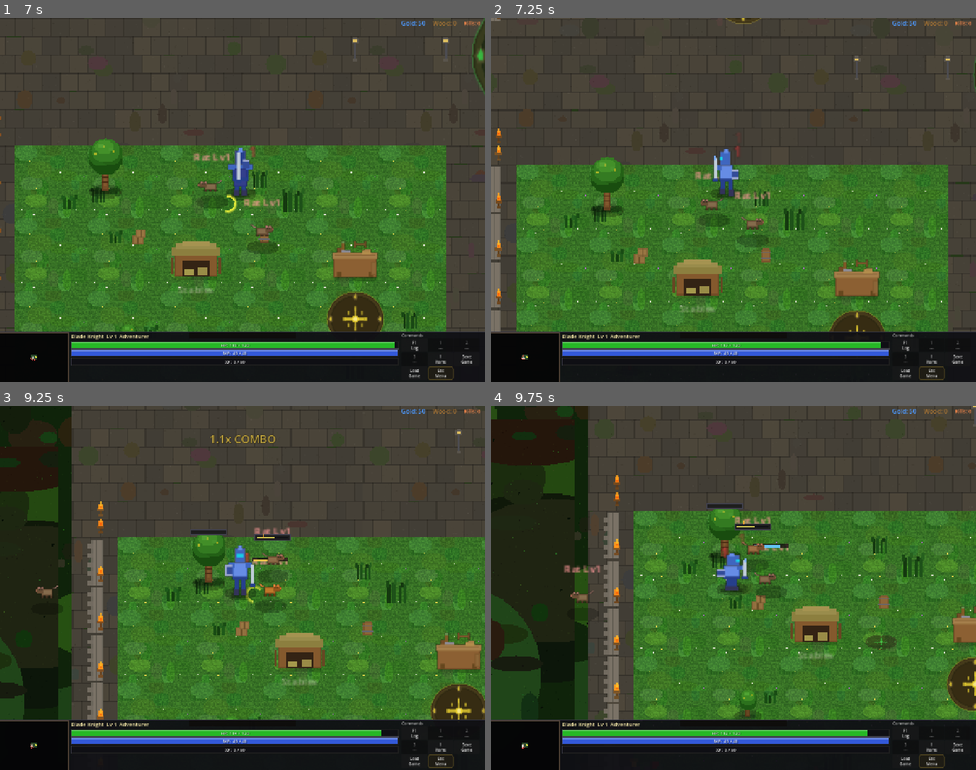
Above: before the commit, frames 1-4 (two rows, left to right).
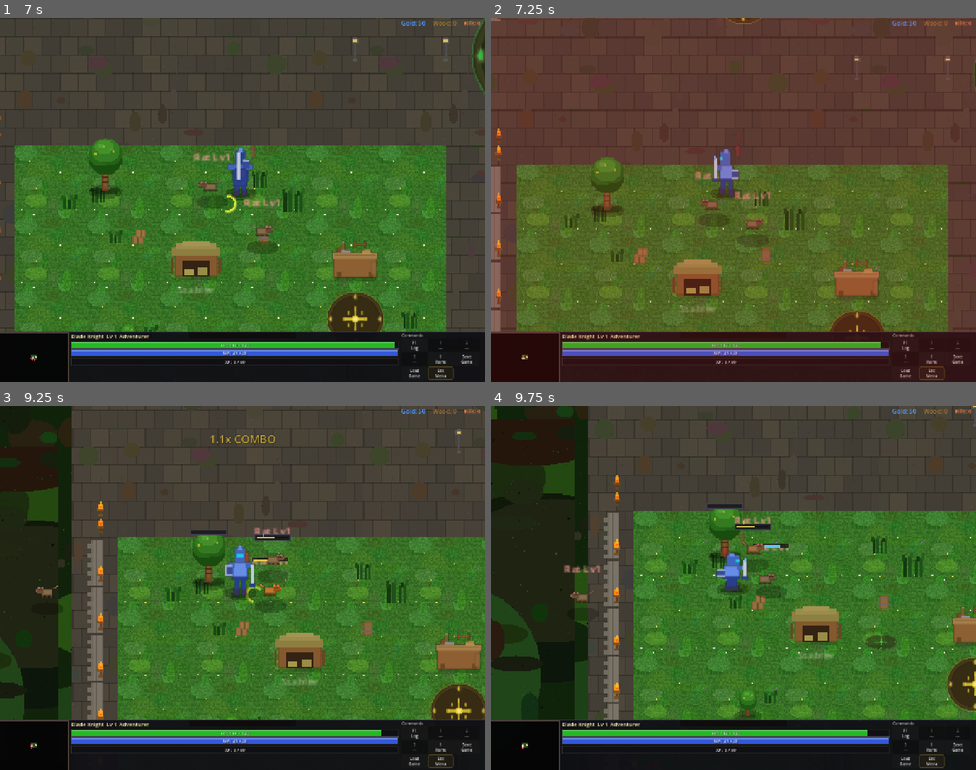
Above: after the commit, the same moments.

Repository: slxny/legends-open-rpg
Game: Godot game, scene res://scenes/main.tscn
Two runs of this game, one before a commit and one after it. Both use one fixed random seed, a clock stepped at 60 frames per second and the inputs below.
Inputs (mouse positions are in pixels of both pictures, inside the frame that each line leads up to):
- Up to frame 1 (7 s): tap Enter at 0.5 s; move the mouse to (349, 181) at 0.52 s; hold D (move_right) 0.53-1.25 s; hold Space (attack) 0.53-1.25 s; click (349, 181) at 0.67 s; tap Shift (dodge) every 1.5 s from 0.8 to 5.3 s; drag from (145, 218) to (218, 272) at 1.27 s; move the mouse to (33, 356) at 2.02 s; hold D (move_right) 2.03-2.75 s; hold Q (ability_1) 2.03-2.75 s; click (33, 356) at 2.17 s; drag from (218, 272) to (451, 94) at 2.77 s; move the mouse to (388, 254) at 3.52 s; hold A (move_left) 3.53-4.25 s; hold Space (attack) 3.53-4.25 s; click (388, 254) at 3.67 s; drag from (97, 145) to (431, 360) at 4.27 s; move the mouse to (266, 200) at 5.02 s; hold S (move_down) 5.03-5.75 s; tap F (interact) at 5.1 s; click (266, 200) at 5.17 s; drag from (4, 254) to (242, 221) at 5.77 s; drag from (48, 178) to (291, 119) at 6.52 s
- Up to frame 2 (7.25 s): no input
- Up to frame 3 (9.25 s): drag from (140, 755) to (363, 726) at 7.27 s; move the mouse to (281, 588) at 8.02 s; hold S (move_down) 8.03-8.75 s; hold Space (attack) 8.03-8.75 s; click (281, 588) at 8.17 s; tap Shift (dodge) at 8.3 s; drag from (9, 584) to (242, 588) at 8.77 s
- Up to frame 4 (9.75 s): move the mouse to (879, 642) at 9.52 s; hold W (move_up) from 9.53 s (still down); hold Q (ability_1) from 9.53 s (still down); click (879, 642) at 9.67 s

Frame 1 is identical in both runs. In frame 2, 39% of the frame differs, in the area x 0-100%, y 0-100%; in frame 3, less than 0.1%; in frame 4, nothing differs.

Commit message:
v0.89.0: Combat feel — RED SCREEN FLASH on damage taken
Taking damage now flashes the whole screen RED briefly. Alpha scales
with damage:
  10-damage poke   alpha 0.22
  30-damage hit    alpha 0.32
  60+ damage hit   alpha 0.45 (max)
Quick 140ms decay so it doesn't linger.

Visceral and proportional — critical hit on you = bright red wash;
light scratch = subtle hint.

- player.gd _spawn_world_red_flash(damage_amount):
  damage_intensity = clamp(amount / 60, 0, 1).
  alpha = 0.18 + damage_intensity * 0.27.
  CanvasLayer (layer 94, below white flash at 95) + ColorRect with
  red (0.9, 0.1, 0.1) at scaled alpha. Tween fades alpha → 0 over
  140ms EASE_OUT, then queue_free.
- Called from take_damage after _do_hit_flash + player_hurt audio
  but before momentum on_damage_taken.

Headless: smoke all PASS, parse clean.

Co-Authored-By: Claude Opus 4.7 (1M context) <noreply@anthropic.com>

Diff:
--- a/scenes/player/player.gd
+++ b/scenes/player/player.gd
@@ -3758,6 +3758,9 @@
 	_spawn_damage_number(amount, is_crit)
 	_do_hit_flash()
 	AudioManager.play_sfx("player_hurt", -4.0)
+	# Phase 5.x — red screen edge flash on damage taken for visceral
+	# feedback. Quick fade so it doesn't linger.
+	_spawn_world_red_flash(amount)
 	# Phase 2.4 — damage drains momentum and breaks the combo.
 	if _momentum != null and _momentum.has_method("on_damage_taken"):
 		_momentum.on_damage_taken()
@@ -4438,6 +4441,27 @@
 	AudioManager.set_music_intensity(clamp(intensity, 0.0, 1.0))
 
 
+# Phase 5.x — red screen tint flash when player takes damage. Alpha
+# scales with damage taken so big hits flash brighter. Quick decay
+# (~140 ms) so it doesn't linger.
+func _spawn_world_red_flash(damage_amount: int) -> void:
+	var layer := CanvasLayer.new()
+	layer.layer = 94
+	add_child(layer)
+	var rect := ColorRect.new()
+	# Alpha 0.18 baseline + scaling with damage up to 0.45.
+	var damage_intensity: float = clamp(float(damage_amount) / 60.0, 0.0, 1.0)
+	var alpha: float = 0.18 + damage_intensity * 0.27
+	rect.color = Color(0.9, 0.1, 0.1, alpha)
+	rect.anchor_right = 1.0
+	rect.anchor_bottom = 1.0
+	rect.mouse_filter = Control.MOUSE_FILTER_IGNORE
+	layer.add_child(rect)
+	var t := rect.create_tween()
+	t.tween_property(rect, "color:a", 0.0, 0.14).set_trans(Tween.TRANS_QUAD).set_ease(Tween.EASE_OUT)
+	t.tween_callback(layer.queue_free)
+
+
 # Phase 5.x — full-screen white flash. CanvasLayer above HUD that fades
 # quickly. Reused on perfect dodge and other major satisfaction beats.
 func _spawn_world_white_flash() -> void:
--- a/scenes/ui/changelog_dialog.gd
+++ b/scenes/ui/changelog_dialog.gd
@@ -9,9 +9,19 @@
 var _is_visible: bool = false
 var _is_mobile: bool = false
 
-const GAME_VERSION := "v0.88.9"
+const GAME_VERSION := "v0.89.0"
 
 const CHANGELOG: Array[Dictionary] = [
+	{
+		"version": "v0.89.0",
+		"title": "Combat feel — RED SCREEN FLASH on damage taken",
+		"date": "2026-06-15",
+		"entries": [
+			"TAKING DAMAGE now flashes the whole screen RED briefly. Alpha scales with damage: a 10-damage poke gets a 0.22 alpha flash, a 60+ damage hit gets the full 0.45. Quick 140 ms decay so it doesn't linger.",
+			"Critical hit on you = bright red wash. Light scratch = subtle hint. Visceral and proportional.",
+			"Internal: player.gd _spawn_world_red_flash(damage_amount) creates CanvasLayer (layer 94) + ColorRect with damage_intensity-scaled alpha. Tween fades to 0 over 140 ms EASE_OUT. Called from take_damage after _do_hit_flash + player_hurt audio.",
+		]
+	},
 	{
 		"version": "v0.88.9",
 		"title": "Combat feel — LEVEL UP BURST (full screen flash + gold explosion + sparks + text)",
